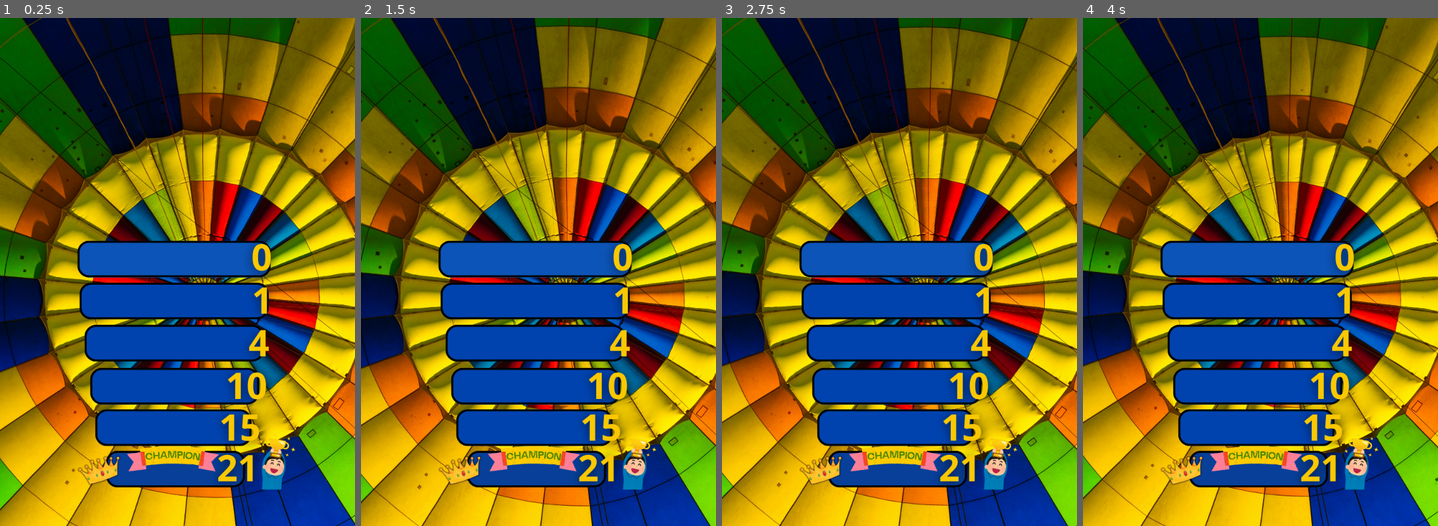
Above: before the commit, frames 1-4 (left to right).
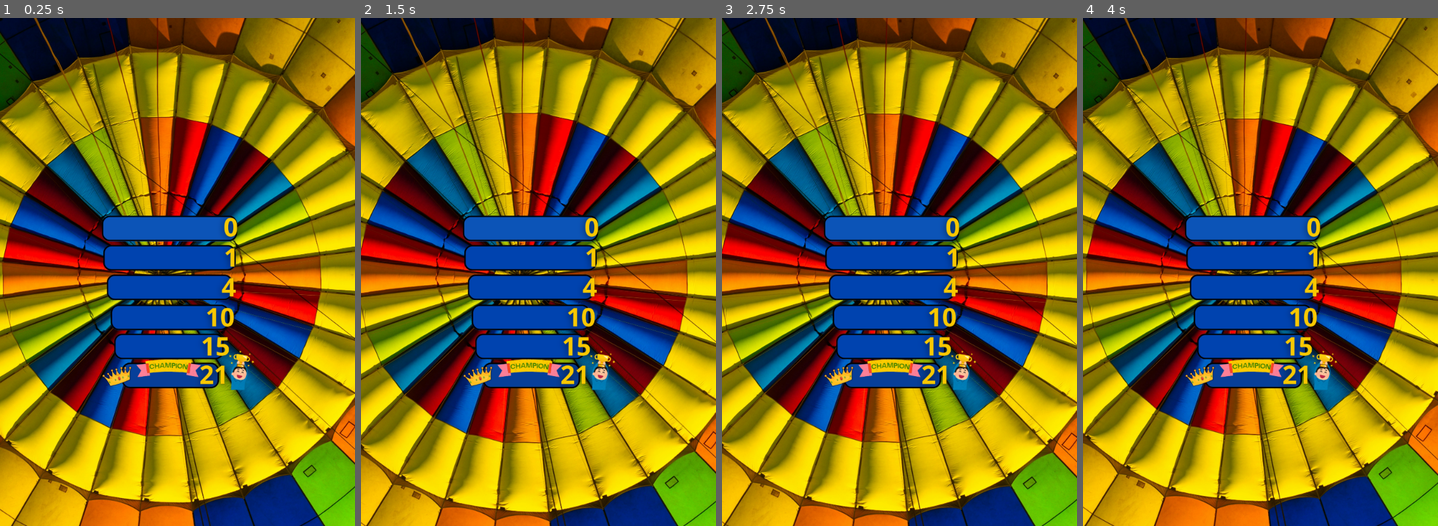
Above: after the commit, the same moments.

Repository: bragsoufian/tiktokQuiz-YT-full-format
Game: Godot game, scene res://scenes/Main.tscn
Two runs of this game, one before a commit and one after it. Both use one fixed random seed, a clock stepped at 60 frames per second and the inputs below.
Inputs:
- Up to frame 1 (0.25 s): no input
- Up to frame 2 (1.5 s): no input
- Up to frame 3 (2.75 s): no input
- Up to frame 4 (4 s): no input

The runs differ from the first frame. In frame 1, 84% of the frame differs, in the area x 0-100%, y 0-100%; in frame 2, 84%; in frame 3, 84%; in frame 4, 84%.

Commit message:
some fixes

Diff:
--- a/scenes/Main.tscn
+++ b/scenes/Main.tscn
@@ -13,23 +13,26 @@
 
 [node name="BackgroundTextureRect" type="TextureRect" parent="."]
 z_index = -1
-offset_left = -360.0
-offset_top = 3.0
-offset_right = 1110.0
-offset_bottom = 1003.0
+offset_left = -1458.0
+offset_top = -992.0
+offset_right = 12.0
+offset_bottom = 8.0
+scale = Vector2(2, 2)
 texture = ExtResource("1_jlsqs")
 expand_mode = 1
 stretch_mode = 6
 script = ExtResource("7_animation")
 
 [node name="TextureRect" type="TextureRect" parent="."]
-offset_left = 6.00104
-offset_right = 706.001
-offset_bottom = 1000.0
+offset_left = -628.0
+offset_top = -438.0
+offset_right = 71.9999
+offset_bottom = 562.0
 texture = ExtResource("3_jlsqs")
 
 [node name="Camera2D" type="Camera2D" parent="."]
-position = Vector2(348, 501)
+position = Vector2(-270, 160)
+zoom = Vector2(0.7, 0.7)
 
 [node name="GameManager" type="Node" parent="."]
 script = ExtResource("1_rtedj")
@@ -40,10 +43,10 @@
 anchor_top = -1.395
 anchor_right = -1.91743
 anchor_bottom = -1.395
-offset_left = 903.201
-offset_top = 277.0
-offset_right = 2041.2
-offset_bottom = 2389.0
+offset_left = 278.201
+offset_top = -161.0
+offset_right = 1416.2
+offset_bottom = 1951.0
 metadata/_edit_use_anchors_ = true
 
 [node name="Level1" parent="GameManager/Grid" instance=ExtResource("2_rtedj")]
@@ -51,7 +54,7 @@
 scale = Vector2(0.811097, 0.811097)
 
 [node name="player" parent="GameManager/Grid/Level1" instance=ExtResource("3_0bbpv")]
-position = Vector2(560.967, -775.493)
+position = Vector2(452.474, -1123.17)
 
 [node name="Level2" parent="GameManager/Grid" instance=ExtResource("2_rtedj")]
 position = Vector2(646, 1652)
@@ -74,10 +77,15 @@
 scale = Vector2(0.836443, 0.836443)
 
 [node name="QuestionUI" parent="." instance=ExtResource("3_vcsgt")]
-offset_left = 358.001
-offset_top = 260.0
-offset_right = 358.001
-offset_bottom = 260.0
+anchors_preset = 0
+anchor_right = 0.0
+anchor_bottom = 0.0
+offset_left = -288.0
+offset_top = -165.0
+offset_right = -288.0
+offset_bottom = -165.0
+grow_horizontal = 1
+grow_vertical = 1
 
 [node name="ReadyScreen" type="Control" parent="."]
 visible = false
@@ -96,10 +104,10 @@
 anchors_preset = 15
 anchor_right = 1.0
 anchor_bottom = 1.0
-offset_left = -157.0
-offset_top = -504.0
-offset_right = 922.0
-offset_bottom = 1169.0
+offset_left = -851.0
+offset_top = -765.0
+offset_right = 319.0
+offset_bottom = 1049.0
 grow_horizontal = 2
 grow_vertical = 2
 
@@ -110,10 +118,10 @@
 anchor_top = 0.5
 anchor_right = 0.5
 anchor_bottom = 0.5
-offset_left = -207.5
-offset_top = -191.5
-offset_right = 792.5
-offset_bottom = 808.5
+offset_left = -208.0
+offset_top = -399.0
+offset_right = 792.0
+offset_bottom = 601.0
 grow_horizontal = 2
 grow_vertical = 2
 scale = Vector2(0.36, 0.36)
--- a/scenes/question_ui.tscn
+++ b/scenes/question_ui.tscn
@@ -785,10 +785,10 @@
 
 [node name="TimerLabel" type="Label" parent="Panel"]
 layout_mode = 2
-offset_left = -440.0
-offset_top = 166.304
-offset_right = 120.0
-offset_bottom = 189.304
+offset_left = -1274.0
+offset_top = -15.2174
+offset_right = -714.0
+offset_bottom = 7.78261
 text = "5"
 horizontal_alignment = 1
 
--- a/scripts/answer_announcements.json
+++ b/scripts/answer_announcements.json
@@ -7,47 +7,47 @@
     },
     {
       "id": 2,
-      "text": "It's {letter}: {answer}",
+      "text": "It's ... {letter}: {answer}",
       "category": "casual"
     },
     {
       "id": 3,
-      "text": "The right answer is {letter}: {answer}",
+      "text": "The right answer is ... {letter}: {answer}",
       "category": "formal"
     },
     {
       "id": 4,
-      "text": "And the answer is {letter}: {answer}",
+      "text": "And the answer is ... {letter}: {answer}",
       "category": "dramatic"
     },
     {
       "id": 5,
-      "text": "The correct answer was {letter}: {answer}",
+      "text": "The correct answer was ... {letter}: {answer}",
       "category": "past_tense"
     },
     {
       "id": 6,
-      "text": "Drumroll please... {letter}: {answer}",
+      "text": "The right answer is ... {letter}: {answer}",
       "category": "fun"
     },
     {
       "id": 7,
-      "text": "The answer is {letter}: {answer}",
+      "text": "The answer is ... {letter}: {answer}",
       "category": "simple"
     },
     {
       "id": 8,
-      "text": "Here's the answer: {letter}: {answer}",
+      "text": "Here's the answer: ... {letter}: {answer}",
       "category": "introduction"
     },
     {
       "id": 9,
-      "text": "The correct answer was {letter}: {answer}",
+      "text": "The correct answer was ... {letter}: {answer}",
       "category": "past_tense"
     },
     {
       "id": 10,
-      "text": "And the answer is... {letter}: {answer}",
+      "text": "And the answer is ... {letter}: {answer}",
       "category": "game_show"
     }
   ],
--- a/scripts/background_animation.gd
+++ b/scripts/background_animation.gd
@@ -11,11 +11,17 @@
 var zoom_time = 0.0
 var rotation_time = 0.0
 var initial_scale = Vector2.ONE
+var initial_position = Vector2.ZERO
 
 func _ready():
-	# Store initial scale
+	# Store initial scale and position from editor
 	initial_scale = scale
-	# Set initial position to center
+	initial_position = Vector2(-1108.0, -412.0)  # Position fixe
+
+	# FORCER la position au démarrage avec un petit décalage vers la droite
+	position = initial_position + Vector2(1, 0)  # +1 pixel vers la droite
+
+	# Set pivot to center of the texture
 	pivot_offset = size / 2
 
 func _process(delta):
@@ -29,6 +35,10 @@
 	var rotation_progress = fmod(rotation_time, rotation_duration) / rotation_duration
 	var rotation_angle = deg_to_rad(rotation_range * sin(rotation_progress * TAU))
 
-	# Apply transformations
+	# Apply transformations while keeping the position fixed
 	scale = initial_scale * zoom_factor
 	rotation = rotation_angle
+
+	# Log toutes les 5 secondes pour surveillance
+	if int(zoom_time) % 5 == 0 and int(zoom_time) > 0:
+		print("🎬 Surveillance - Position: ", position, " Échelle: ", scale, " Rotation: ", rad_to_deg(rotation))
--- a/scripts/game_manager.gd
+++ b/scripts/game_manager.gd
@@ -542,7 +542,7 @@
 	background_music_player = AudioStreamPlayer.new()
 	background_music = preload("res://assets/sounds/Who Wants to Be a Mill.ogg")
 	background_music_player.stream = background_music
-	background_music_player.volume_db = -15  # Volume plus bas que les effets sonores
+	background_music_player.volume_db = -18  # Volume plus bas que les effets sonores
 	background_music_player.bus = "Master"
 	background_music_player.autoplay = true  # Démarrer automatiquement
 	add_child(background_music_player)
Not shown, changed: scripts/server.js
